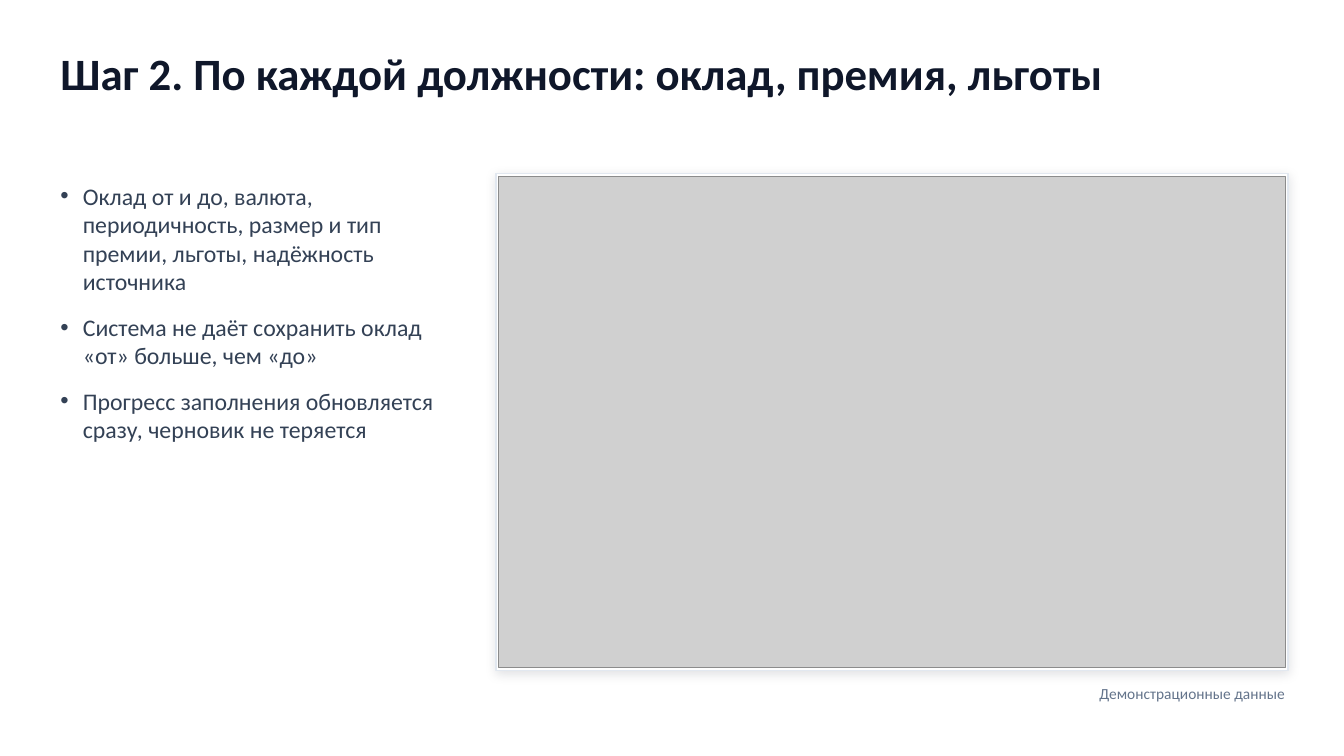
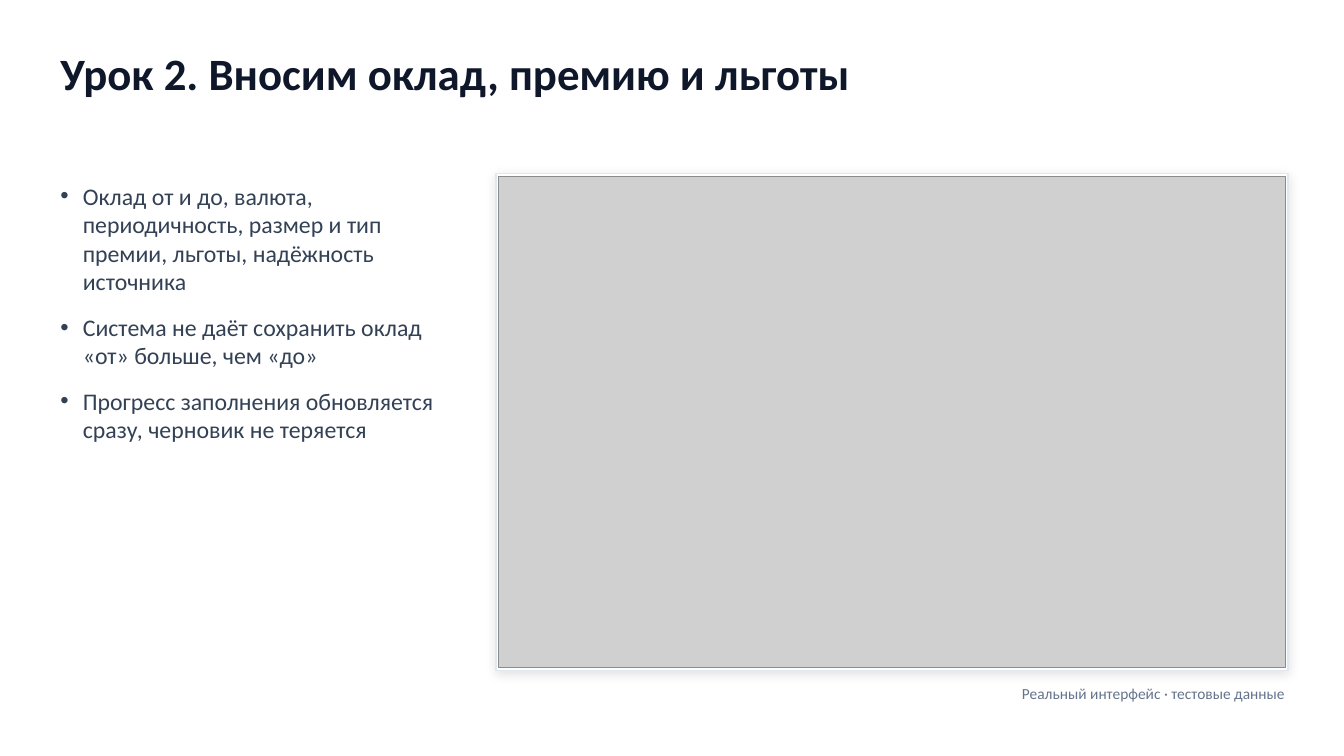
Before and after one commit to Muzaffarkhon/farovon-market-analysis, a slide deck: slide 3 of docs/presentation/exports/Farovon_instruktsiya_zapolnenie.pptx. Drawn at 1344x756 pixels with LibreOffice and Linux fonts; fonts in the diff are those of the drawing; grey boxes stand for pictures. Boxes give left, top, right and bottom in pixels: in the first picture for what was removed or moved away, otherwise in the second. Text is boxed around its words. In the diff, an @@ line names an element or a change of style, - is before the commit and + after.

```diff
--- a/docs/presentation/exports/Farovon_instruktsiya_zapolnenie.pptx
+++ b/docs/presentation/exports/Farovon_instruktsiya_zapolnenie.pptx
@@ text at <box>60,60,850,98</box>: text changed @@
-Шаг 2. По каждой должности: оклад, премия, льготы
+Урок 2. Вносим оклад, премию и льготы
@@ text at <box>1022,688,1284,702</box>: text changed @@
-Демонстрационные данные
+Реальный интерфейс · тестовые данные
```
Also in this commit, not shown: 3 other slides changed, 1 other file.
